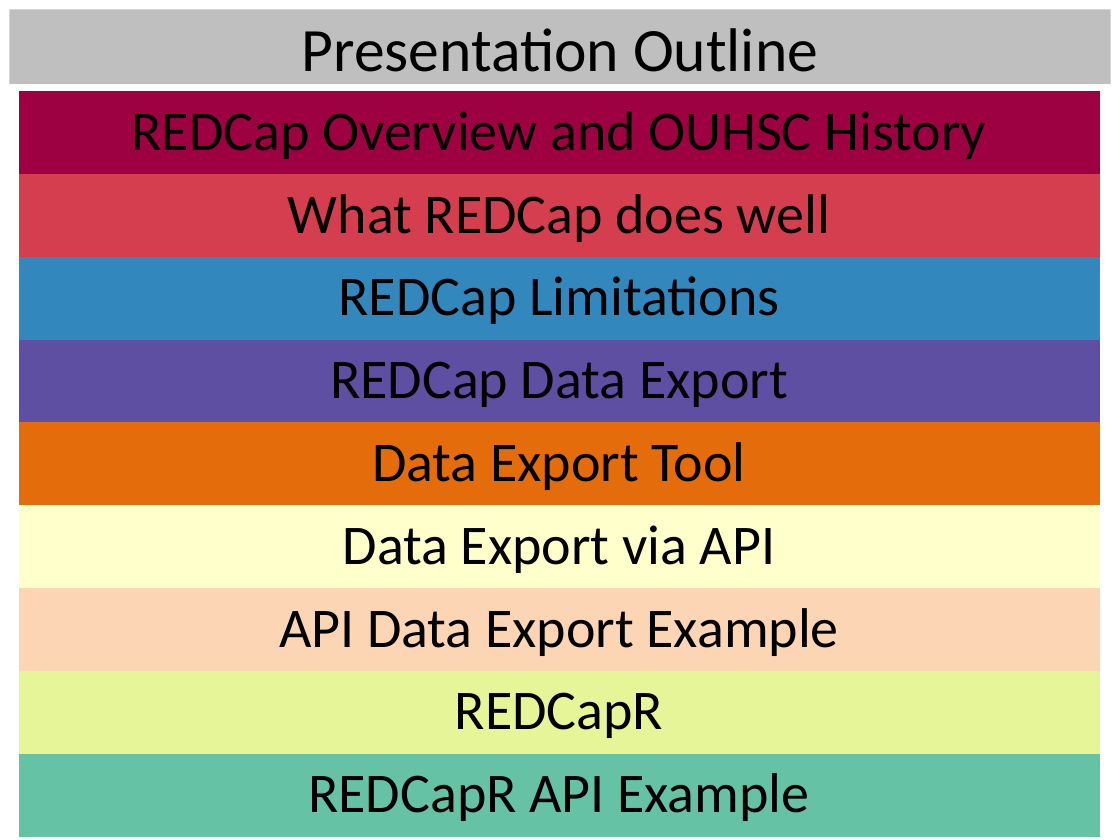
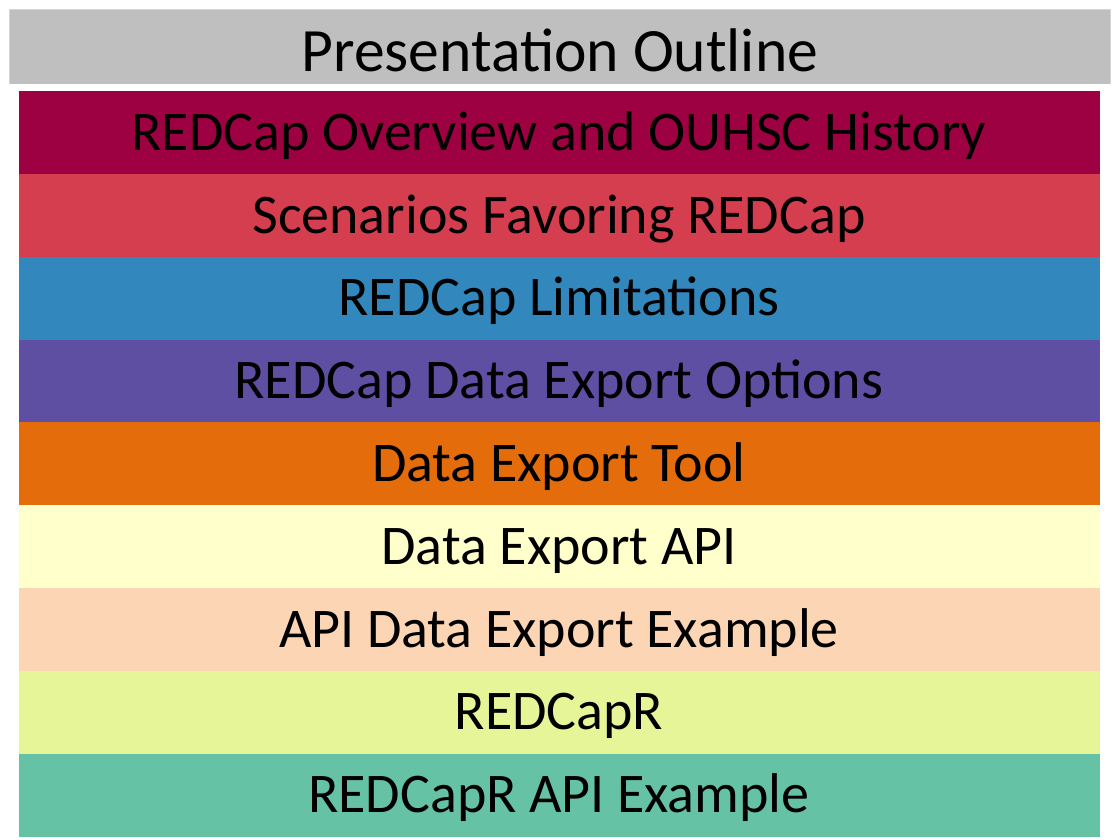
Before and after one commit to OuhscBbmc/RedcapExamplesAndPatterns, a slide deck: slide 2 of Publications/Presentation2014-04-07-MIECHV Paper Discussion/REDCapR.pptx. Drawn at 1120x840 pixels with LibreOffice and Linux fonts; fonts in the diff are those of the drawing. Boxes give left, top, right and bottom in pixels: in the first picture for what was removed or moved away, otherwise in the second. Text is boxed around its words. In the diff, an @@ line names an element or a change of style, - is before the commit and + after.

```diff
--- a/Publications/Presentation2014-04-07-MIECHV Paper Discussion/REDCapR.pptx
+++ b/Publications/Presentation2014-04-07-MIECHV Paper Discussion/REDCapR.pptx
@@ table at [19, 91, 1100, 837] @@
-row 2, column 1: What REDCap does well
+row 2, column 1: Scenarios Favoring REDCap
-row 4, column 1: REDCap Data Export
+row 4, column 1: REDCap Data Export Options
-row 6, column 1: Data Export via API
+row 6, column 1: Data Export API
```
Also in this commit, not shown: 15 other slides changed, 3 slides added.
